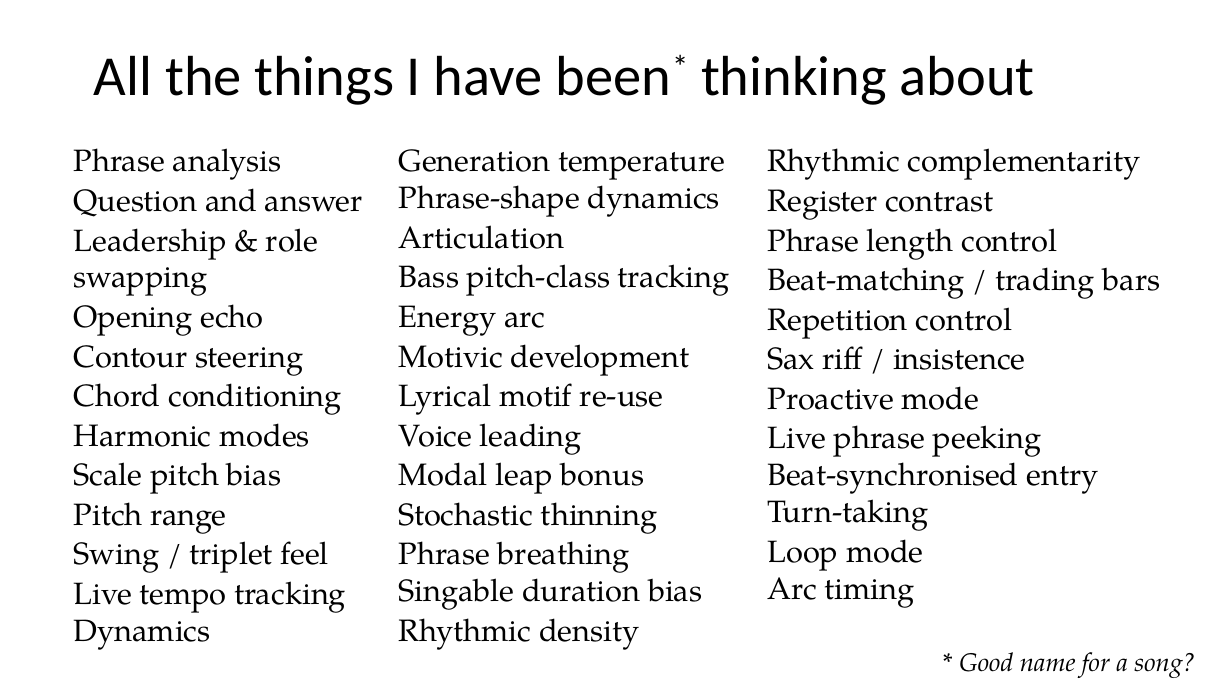
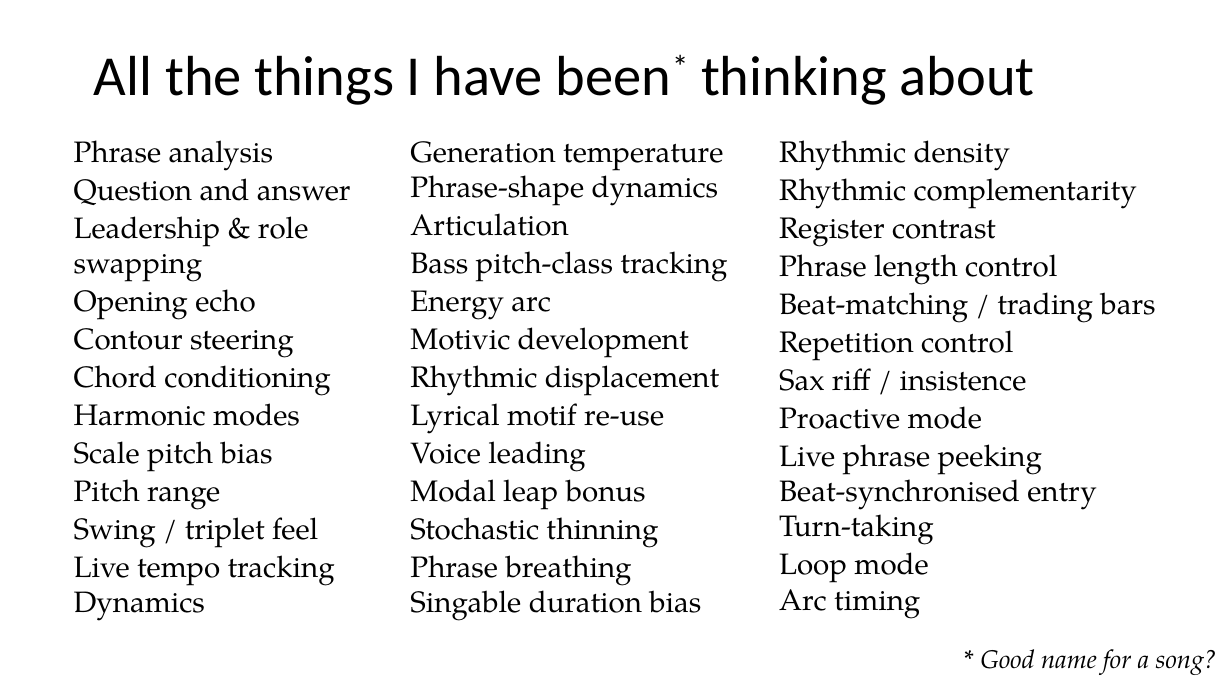
Before and after one commit to davidderoure/wolfson, a slide deck: slide 3 of docs/wolfson.pptx. Drawn at 1232x693 pixels with LibreOffice and Linux fonts; fonts in the diff are those of the drawing. Boxes give left, top, right and bottom in pixels: in the first picture for what was removed or moved away, otherwise in the second. Text is boxed around its words. In the diff, an @@ line names an element or a change of style, - is before the commit and + after.

```diff
--- a/docs/wolfson.pptx
+++ b/docs/wolfson.pptx
@@ text "Phrase analysis" moved from (x1=74, y1=148, x2=363, y2=650) to (x1=74, y1=140, x2=351, y2=621) @@
@@ text "Phrase analysis" at (x1=74, y1=140, x2=351, y2=621): size 24 to 23 pt @@
@@ text "Generation temperature Phrase-shape dynamics" moved from (x1=399, y1=149, x2=730, y2=650) to (x1=410, y1=141, x2=727, y2=621) @@
@@ text at (x1=410, y1=141, x2=727, y2=621): size 24 to 23 pt @@
@@ text "Rhythmic density" moved from (x1=767, y1=148, x2=1161, y2=608) to (x1=779, y1=140, x2=1155, y2=619) @@
@@ text at (x1=779, y1=140, x2=1010, y2=171): paragraph added @@
+Rhythmic density
@@ text at (x1=779, y1=168, x2=1155, y2=619): size 24 to 23 pt @@
@@ text at (x1=410, y1=356, x2=719, y2=396): paragraph added @@
+Rhythmic displacement
@@ text at (x1=399, y1=609, x2=640, y2=650): paragraph removed @@
-Rhythmic density
@@ text "* Good name for a ..." moved from (x1=959, y1=652, x2=1195, y2=678) to (x1=980, y1=649, x2=1217, y2=675) @@
```
Also in this commit, not shown: 8 other slides changed, 2 other files.
